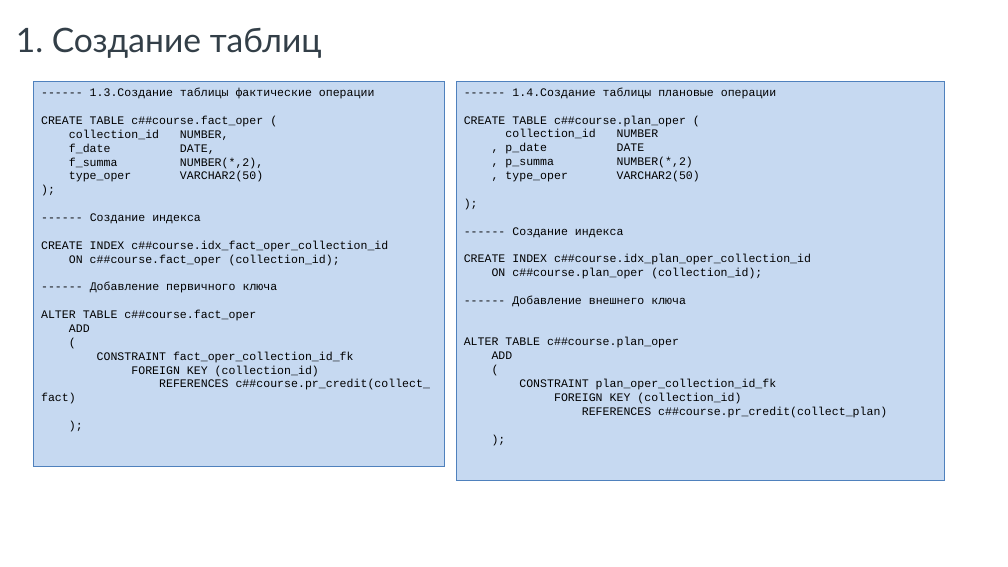
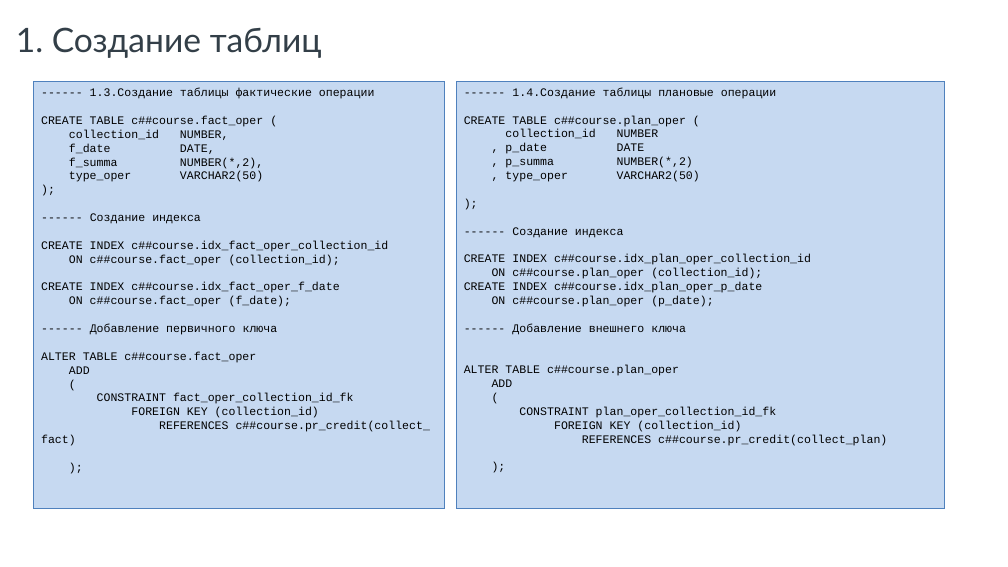
Before and after one commit to AndrSor/Course_PLSQL_SB, a slide deck: slide 8 of Course Work/_Презентация Курсовой работы.pptx. Drawn at 1008x567 pixels with LibreOffice and Linux fonts; fonts in the diff are those of the drawing; background and template pictures are left out. Boxes give left, top, right and bottom in pixels: in the first picture for what was removed or moved away, otherwise in the second. Text is boxed around its words. In the diff, an @@ line names an element or a change of style, - is before the commit and + after.

```diff
--- a/Course Work/_Презентация Курсовой работы.pptx
+++ b/Course Work/_Презентация Курсовой работы.pptx
@@ rectangle "------ 1.3.Создание таблицы фактические операции": place and size @@
-rectangle "------ 1.3.Создание таблицы фактические операции" at <box>34,82,445,467</box>
+rectangle "------ 1.3.Создание таблицы фактические операции" at <box>34,82,445,509</box>
@@ rectangle "------ 1.4.Создание таблицы плановые операции": place and size @@
-rectangle "------ 1.4.Создание таблицы плановые операции" at <box>457,81,945,480</box>
+rectangle "------ 1.4.Создание таблицы плановые операции" at <box>457,81,945,508</box>
@@ text in rectangle at <box>41,282,339,307</box>: paragraphs added @@
+CREATE INDEX c##course.idx_fact_oper_f_date
+ON c##course.fact_oper (f_date);
@@ text in rectangle at <box>464,282,762,307</box>: paragraphs added @@
+CREATE INDEX c##course.idx_plan_oper_p_date
+ON c##course.plan_oper (p_date);
```
Also in this commit, not shown: 1 slide added, 1 slide removed, 1 other file.
